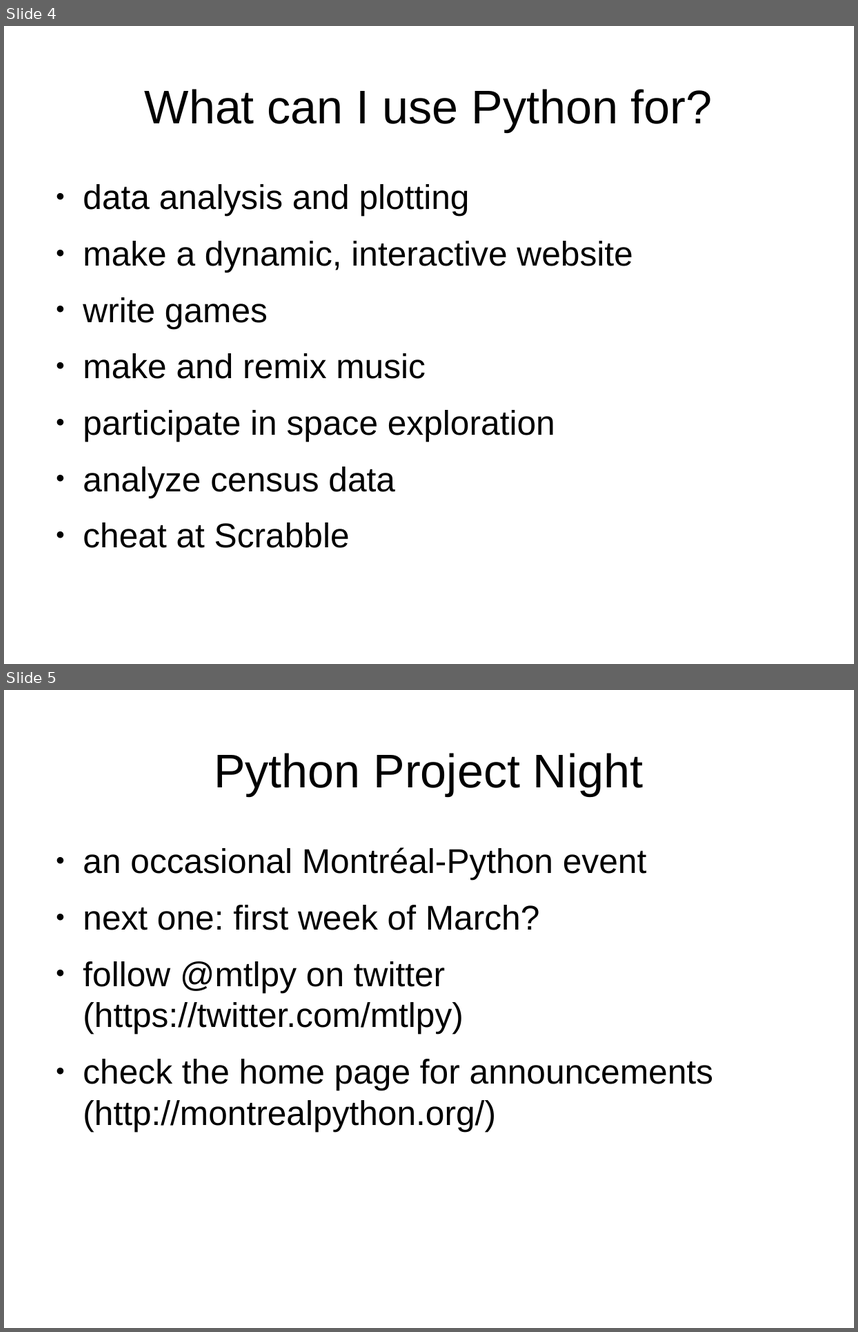
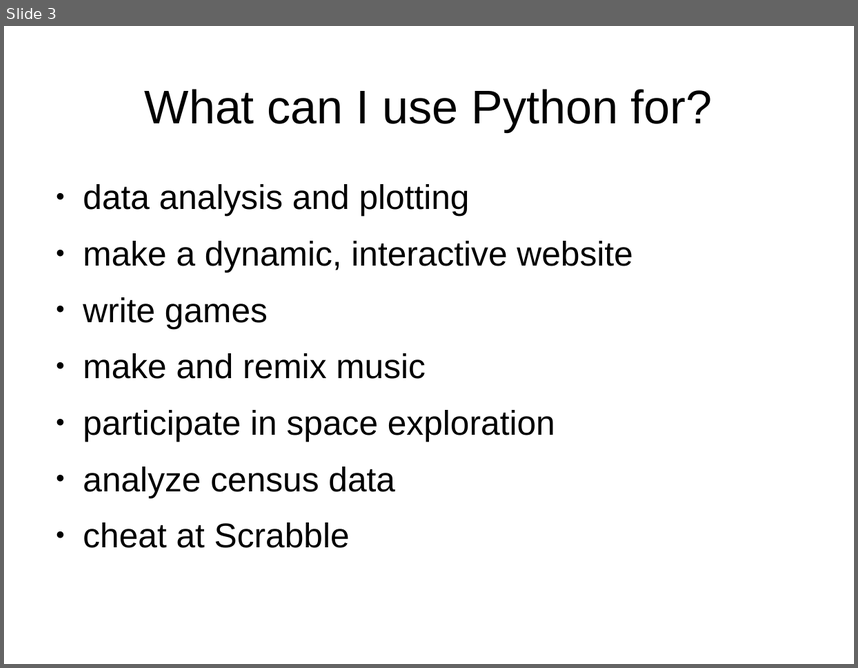
Before and after one commit to jvns/mtlpytutorial, a slide deck: outro-slides.odp. Shown one above the other, each under a label of ours: slides 4 and 5 before the commit, slide 3 after it. The pictures are 858x1332 and 858x668 pixels, drawn with LibreOffice and Linux fonts; fonts in the diff are those of the drawing. Boxes give left, top, right and bottom in pixels: in the first picture for what was removed or moved away, otherwise in the second. Text is boxed around its words. In the diff, an @@ line names an element or a change of style, - is before the commit and + after.

```diff
--- a/outro-slides.odp
+++ b/outro-slides.odp
@@ slide 5 removed at (4,690,854,1328), background #FFFFFF @@
@@ title removed at (214,753,643,796) @@
-Python Project Night
@@ text removed at (83,847,713,1131) @@
-● an occasional Montréal-Python event
-● next one: first week of March?
-● follow @mtlpy on twitter
-  (https://twitter.com/mtlpy)
-● check the home page for announcements
-  (http://montrealpython.org/)
@@ what was slide 4 is now slide 3 @@
```
Also in this commit, not shown: 1 slide changed, 5 slides added, 1 other slide removed.
